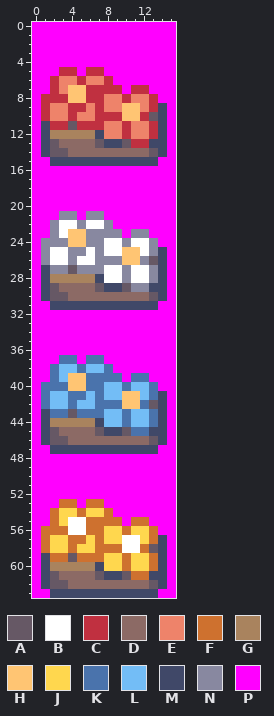
Two states of a pixel-art sprite, porytiles/secondary/roothaven_city/anim/flowers/key.png. Above: the version before the commit.
The file is 16x64 pixels. Colours within 5 levels of each other are drawn and written as one.
Palette (. is transparent): A #665865  B #ffffff  C #c03040  D #8c6a65  E #ee836a  F #ce712f  G #a9835e  H #ffc573  J #ffd74e  K #4a73ac  L #73bdf6  M #404868  N #8888a0  P #ff00ff
After:
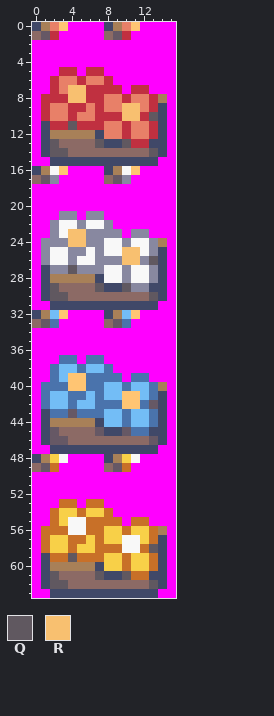
Colours new in this view: Q #605860  R #f8c070
Edits made:
{"colour":"B","old":"#ffffff","new":"#f8f8f8"}
{"colour":"E","old":"#ee836a","new":"#e88068"}
{"colour":"F","old":"#ce712f","new":"#c87028"}
{"colour":"G","old":"#a9835e","new":"#a88058"}
{"colour":"J","old":"#ffd74e","new":"#f8d048"}
{"y":0,"x":0,"old":"PPPP","new":"MGEH"}
{"y":0,"x":8,"old":"PPPP","new":"MGEH"}
{"y":1,"x":0,"old":"PPP","new":"DAC"}
{"y":1,"x":8,"old":"PPP","new":"DAC"}
{"y":7,"x":4,"old":"HH","new":"RR"}
{"y":8,"x":4,"old":"HH","new":"RR"}
{"y":8,"x":14,"old":"P","new":"G"}
{"y":9,"x":10,"old":"HH","new":"RR"}
{"y":10,"x":10,"old":"HH","new":"RR"}
{"y":10,"x":13,"old":"A","new":"Q"}
{"y":11,"x":4,"old":"A","new":"Q"}
{"y":13,"x":2,"old":"A","new":"Q"}
{"y":13,"x":7,"old":"A","new":"Q"}
{"y":13,"x":10,"old":"A","new":"Q"}
{"y":14,"x":2,"old":"AA","new":"QQ"}
{"y":14,"x":13,"old":"A","new":"Q"}
{"y":16,"x":0,"old":"PPPP","new":"MGBH"}
{"y":16,"x":8,"old":"PPPP","new":"MGBH"}
{"y":17,"x":0,"old":"PPP","new":"DAN"}
{"y":17,"x":8,"old":"PPP","new":"DAN"}
{"y":23,"x":4,"old":"HH","new":"RR"}
{"y":24,"x":4,"old":"HH","new":"RR"}
{"y":24,"x":14,"old":"P","new":"G"}
{"y":25,"x":10,"old":"HH","new":"RR"}
{"y":26,"x":10,"old":"HH","new":"RR"}
{"y":26,"x":13,"old":"A","new":"Q"}
{"y":27,"x":4,"old":"A","new":"Q"}
{"y":29,"x":2,"old":"A","new":"Q"}
{"y":29,"x":7,"old":"A","new":"Q"}
{"y":29,"x":10,"old":"A","new":"Q"}
{"y":30,"x":2,"old":"AA","new":"QQ"}
{"y":30,"x":13,"old":"A","new":"Q"}
{"y":32,"x":0,"old":"PPPP","new":"MGLH"}
{"y":32,"x":8,"old":"PPPP","new":"MGLH"}
{"y":33,"x":0,"old":"PPP","new":"DAK"}
{"y":33,"x":8,"old":"PPP","new":"DAK"}
{"y":40,"x":14,"old":"P","new":"G"}
{"y":48,"x":0,"old":"PPPP","new":"MGJB"}
{"y":48,"x":8,"old":"PPPP","new":"MGJB"}
{"y":49,"x":0,"old":"PPP","new":"DAF"}
{"y":49,"x":8,"old":"PPP","new":"DAF"}
{"y":56,"x":14,"old":"P","new":"G"}
{"y":58,"x":13,"old":"A","new":"Q"}
{"y":59,"x":4,"old":"A","new":"Q"}
{"y":61,"x":2,"old":"A","new":"Q"}
{"y":61,"x":7,"old":"A","new":"Q"}
{"y":61,"x":10,"old":"A","new":"Q"}
{"y":62,"x":2,"old":"AA","new":"QQ"}
{"y":62,"x":13,"old":"A","new":"Q"}
{"label":"changed","picture_box":[32,22,140,40]}
{"label":"changed","picture_box":[32,76,167,184]}
{"label":"changed","picture_box":[32,220,167,328]}
{"label":"changed","picture_box":[158,382,167,391]}
{"label":"changed","picture_box":[50,418,95,427]}
{"label":"changed","picture_box":[32,454,167,589]}
